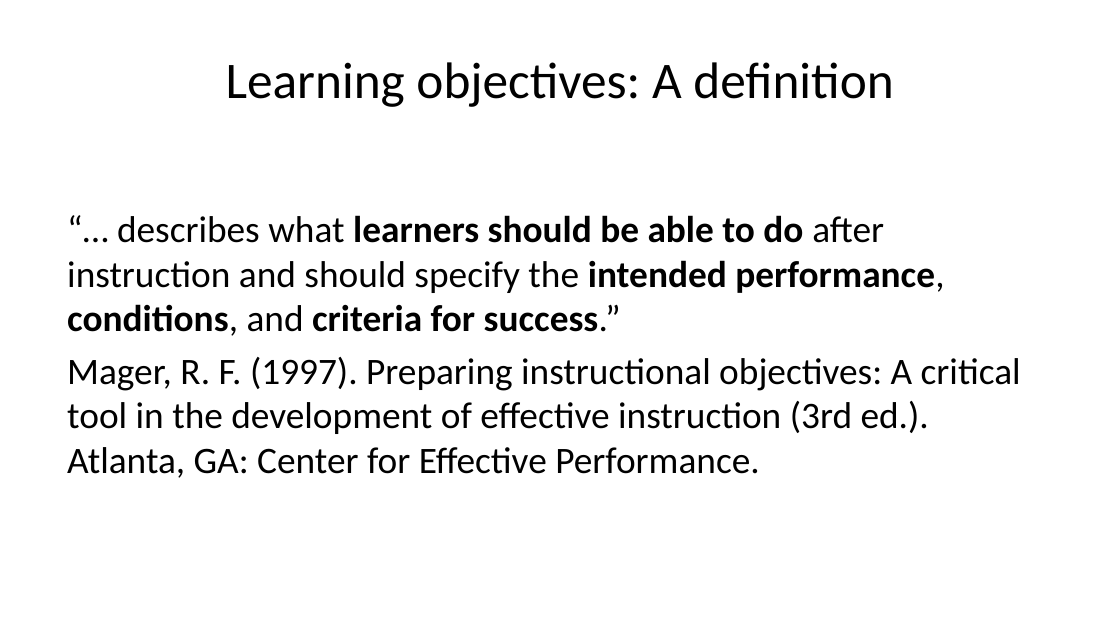
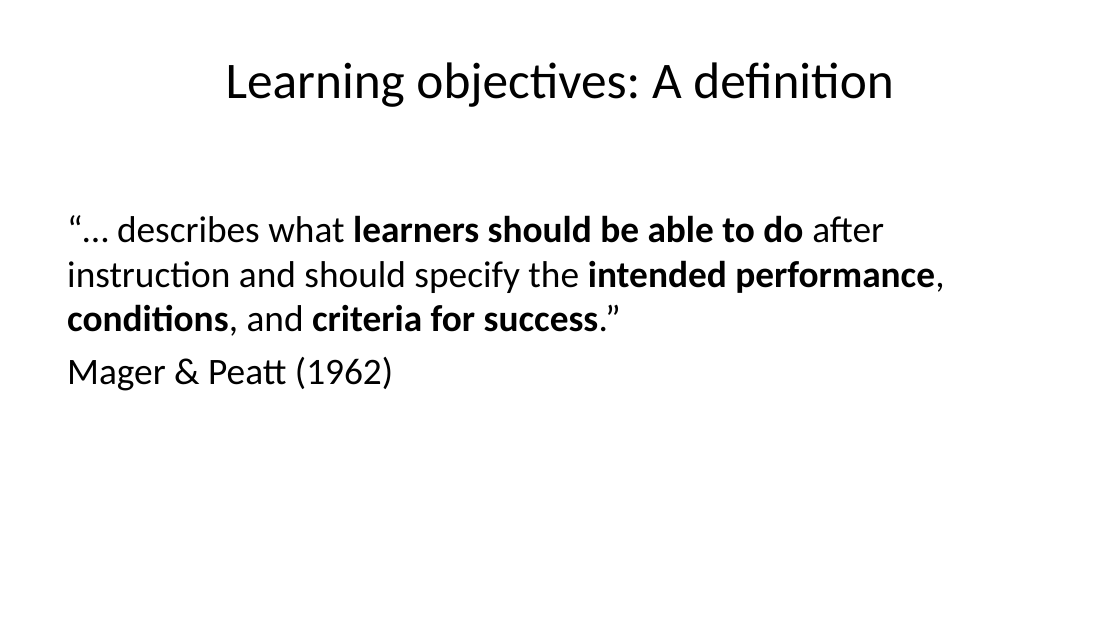
Before and after one commit to lmu-osc/train-the-trainer-student-track-pedagogy, a slide deck: slide 43 of materials/PMM-M1/PMM-M1-S1-Core-Didactic-Principles/PMM-M1-S1-Core-Didactic-Principles-slides.pptx (slide 45 before the commit). Drawn at 1120x630 pixels with LibreOffice and Linux fonts; fonts in the diff are those of the drawing. Boxes give left, top, right and bottom in pixels: in the first picture for what was removed or moved away, otherwise in the second. Text is boxed around its words. In the diff, an @@ line names an element or a change of style, - is before the commit and + after.

```diff
--- a/materials/PMM-M1/PMM-M1-S1-Core-Didactic-Principles/PMM-M1-S1-Core-Didactic-Principles-slides.pptx
+++ b/materials/PMM-M1/PMM-M1-S1-Core-Didactic-Principles/PMM-M1-S1-Core-Didactic-Principles-slides.pptx
@@ text at (67,357,393,391): text changed @@
-Mager, R. F. (1997). Preparing instructional objectives: A critical tool in the development of effective instruction (3rd ed.). Atlanta, GA: Center for Effective Performance.
+Mager & Peatt (1962)
```
Also in this commit, not shown: 28 other slides changed, 5 slides added, 5 slides removed, 16 other files.
